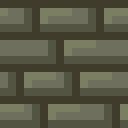
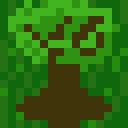
Two versions of the same layered image (128×128). Layer-by-layer changes:
added layer "small tree" above "wall" over [8, 0, 120, 128]
hid "wall" over [0, 0, 128, 128]
hid "water" over [0, 0, 128, 128]
hid "dirt_path" over [0, 0, 128, 128]
